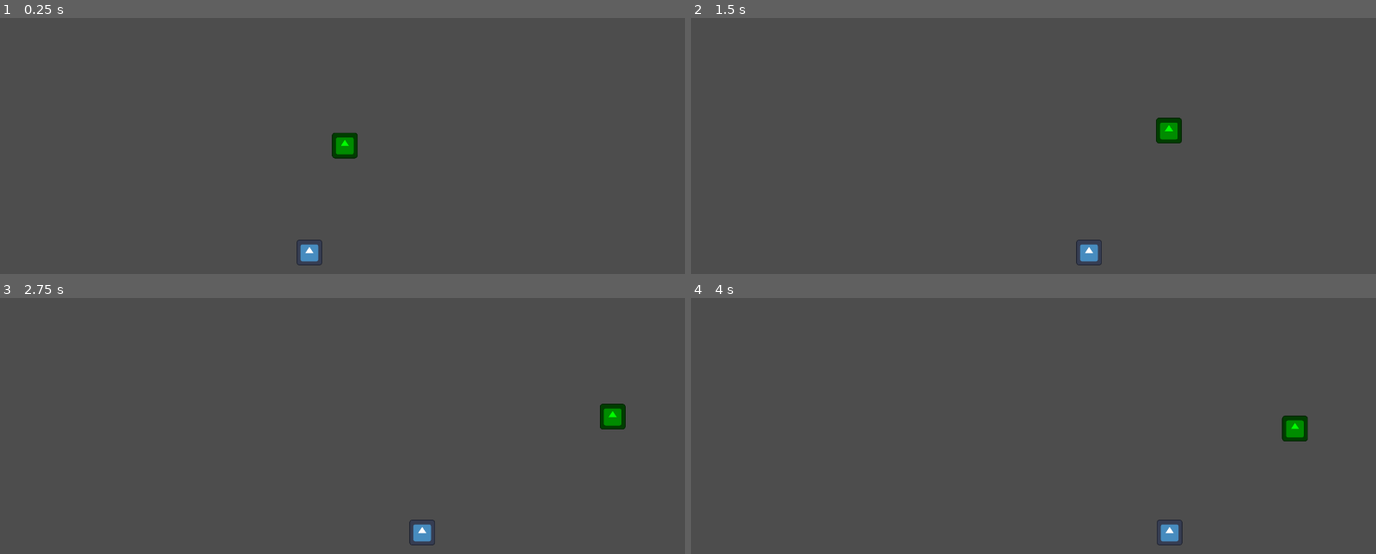
Above: before the commit, frames 1-4 (two rows, left to right).
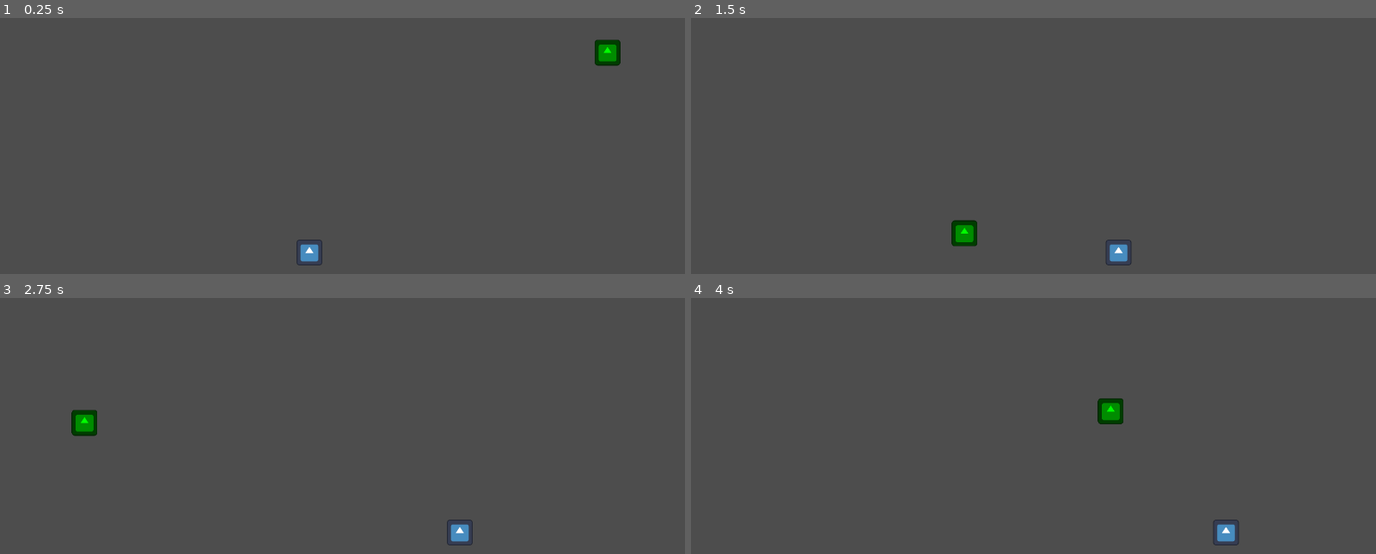
Above: after the commit, the same moments.

Repository: Utsuhoagie/Touhou-Fan-Game-Jam-13
Game: Godot game, scene res://stages/stage1/stage_1.tscn
Same seed, same stepped clock (60 frames per second), same inputs: the game is played once before the commit and once after it. The engine's default icon, where the game draws it, is replaced by a stand-in: a white triangle on a blue panel in a dark square.
Inputs:
- Up to frame 1 (0.25 s): no input
- Up to frame 2 (1.5 s): hold D (player_right) 0.53-1.28 s; tap X (player_swing) at 0.6, 1.35 s; hold A (player_left) from 1.28 s (still down)
- Up to frame 3 (2.75 s): release A (player_left) at 2.03 s; hold D (player_right) from 2.03 s (still down); tap X (player_swing) at 2.1 s
- Up to frame 4 (4 s): tap X (player_swing) at 2.85, 3.6 s; release D (player_right) at 3.53 s; hold A (player_left) from 3.53 s (still down)

The runs differ from the first frame. In frame 1, 0.8% of the frame differs, in the area x 48-91%, y 8-56%; in frame 2, 1.3%; in frame 3, 1.3%, in the area x 10-92%, y 41-97%; in frame 4, 1.3%.

Commit message:
Rough implementation of swing and bounce mechanic done

Diff:
--- a/entities/Player.gd
+++ b/entities/Player.gd
@@ -1,20 +1,33 @@
 extends Area2D
 
-const speed: int = 300
+const speed: int = 400
 
-@onready var collision_shape_2d = $CollisionShape2D
+@onready var hitbox := $Hitbox
+@onready var swing_collision_area := $SwingCollisionArea
+@onready var yinyang_orb := $"../YinyangOrb"
 
+var player_size: Vector2i
 var viewport_size: Vector2i
-var player_size: Vector2i
 
 func _ready() -> void:
+	player_size = hitbox.shape.get_rect().size
 	viewport_size = get_viewport().size
-	player_size = collision_shape_2d.shape.get_rect().size
 
-func _process(delta: float) -> void:
+func _physics_process(delta: float) -> void:
 	var input_map: float = Input.get_axis("player_left", "player_right")
 	handle_movement(input_map, delta)
+
+	if (Input.is_action_just_pressed("player_swing")
+	and swing_collision_area.has_overlapping_bodies()):
+		yinyang_orb.handle_player_swing(position)
+
+	if has_overlapping_bodies():
+		die()
+
 	update_animations()
+
+func die() -> void:
+	print("oofs")
 
 func handle_movement(input_map: float, delta: float) -> void:
 	position.x += input_map * speed * delta
@@ -25,4 +38,6 @@
 	)
 
 func update_animations() -> void:
+	#if velocity.x != 0:
+		#move animation
 	pass
--- a/entities/YinyangOrb.gd
+++ b/entities/YinyangOrb.gd
@@ -1,16 +1,27 @@
 extends CharacterBody2D
 
-var gravity = ProjectSettings.get_setting("physics/2d/default_gravity")
+@export var swing_bounce: float = 500.0
+
+@onready var sprite_2d = $Sprite2D
+
+var gravity: float = ProjectSettings.get_setting("physics/2d/default_gravity")
 
 func _ready() -> void:
-	velocity.x = 200
+	velocity = Vector2(-500, -500)
 
 func _physics_process(delta: float) -> void:
 	velocity.y += gravity * delta
-
 	var collision: KinematicCollision2D = (
 		move_and_collide(velocity * delta)
 	)
 
 	if collision:
 		velocity = velocity.bounce(collision.get_normal())
+		velocity.y *= 0.9
+
+	sprite_2d.flip_h = velocity.x < 0
+
+func handle_player_swing(player_pos: Vector2) -> void:
+	var pos_diff: Vector2 = position - player_pos
+
+	velocity = Vector2(swing_bounce * (pos_diff.x / 50), swing_bounce)
--- a/entities/player.tscn
+++ b/entities/player.tscn
@@ -6,12 +6,25 @@
 [sub_resource type="CircleShape2D" id="CircleShape2D_wpltg"]
 radius = 24.0
 
+[sub_resource type="RectangleShape2D" id="RectangleShape2D_b6vh5"]
+size = Vector2(128, 88)
+
 [node name="Player" type="Area2D"]
+collision_layer = 2
+collision_mask = 4
 script = ExtResource("1_1cxu7")
 
 [node name="Sprite2D" type="Sprite2D" parent="."]
 scale = Vector2(0.375, 0.375)
 texture = ExtResource("2_kvm3v")
 
-[node name="CollisionShape2D" type="CollisionShape2D" parent="."]
+[node name="Hitbox" type="CollisionShape2D" parent="."]
 shape = SubResource("CircleShape2D_wpltg")
+
+[node name="SwingCollisionArea" type="Area2D" parent="."]
+collision_layer = 2
+collision_mask = 4
+
+[node name="CollisionShape2D" type="CollisionShape2D" parent="SwingCollisionArea"]
+position = Vector2(0, -20)
+shape = SubResource("RectangleShape2D_b6vh5")
--- a/entities/yinyang_orb.tscn
+++ b/entities/yinyang_orb.tscn
@@ -7,7 +7,8 @@
 radius = 24.0
 
 [node name="YinyangOrb" type="CharacterBody2D"]
-collision_layer = 2
+collision_layer = 4
+collision_mask = 3
 script = ExtResource("1_clwyf")
 
 [node name="CollisionShape2D" type="CollisionShape2D" parent="."]
--- a/project.godot
+++ b/project.godot
@@ -48,4 +48,5 @@
 [layer_names]
 
 2d_physics/layer_1="World"
-2d_physics/layer_2="Ball"
+2d_physics/layer_2="Player"
+2d_physics/layer_3="Ball"
--- a/stages/stage1/stage_1.tscn
+++ b/stages/stage1/stage_1.tscn
@@ -9,7 +9,7 @@
 position = Vector2(576, 920)
 
 [node name="YinyangOrb" parent="." instance=ExtResource("2_msklb")]
-position = Vector2(592, 688)
+position = Vector2(1256, 640)
 
 [node name="Walls" type="StaticBody2D" parent="."]
 position = Vector2(-10, 10)
Not shown: 1 places in entities/player.tscn that only renumber resources
